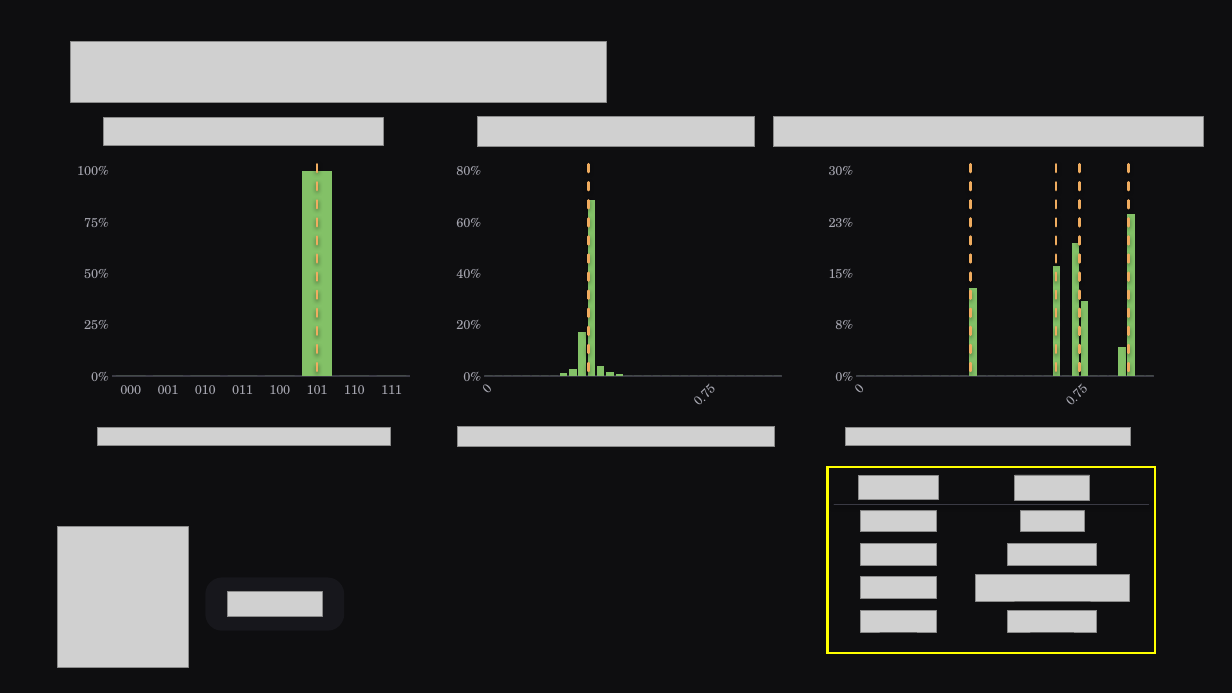
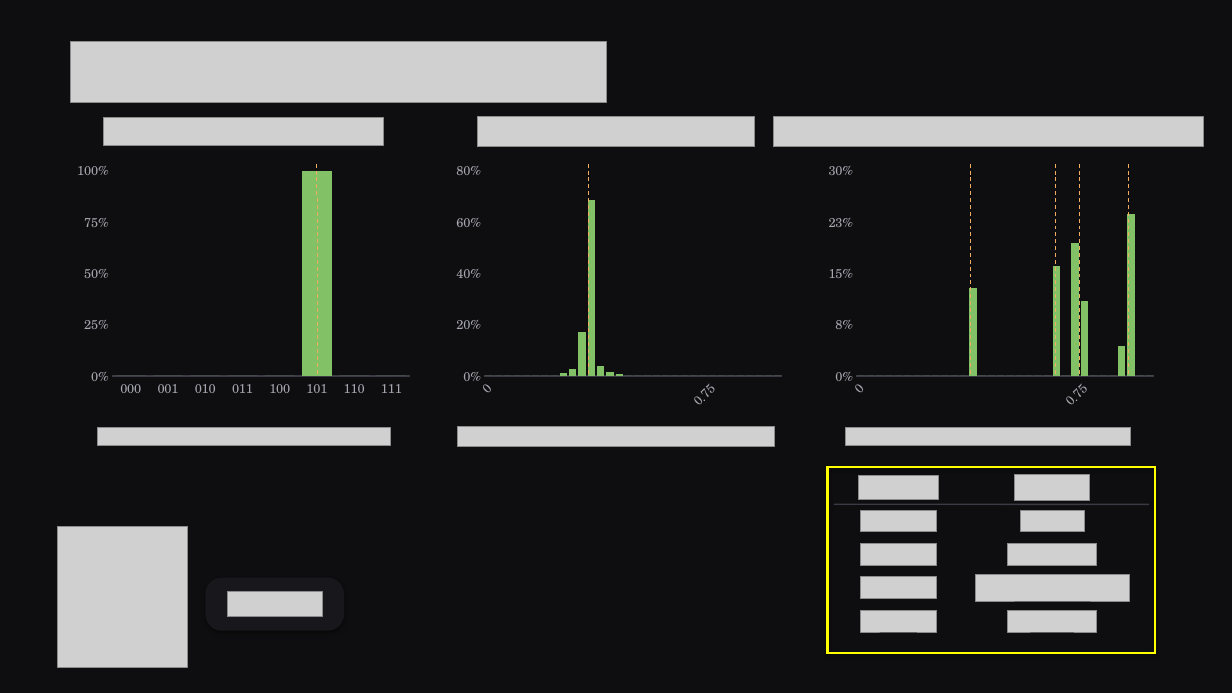
Before and after one commit to mathangip7/Ph534_course_project, a slide deck: slide 13 of presentation/Phase_Estimation_QPE.pptx (slide 14 before the commit). Drawn at 1232x693 pixels with LibreOffice and Linux fonts; fonts in the diff are those of the drawing; grey boxes stand for pictures. Boxes give left, top, right and bottom in pixels: in the first picture for what was removed or moved away, otherwise in the second. Text is boxed around its words. In the diff, an @@ line names an element or a change of style, - is before the commit and + after.

```diff
--- a/presentation/Phase_Estimation_QPE.pptx
+++ b/presentation/Phase_Estimation_QPE.pptx
@@ column chart at [70,161,417,418] @@
@@ lettering changed @@
@@ line (317, 165) - (317, 376): stroke #F0AC5F 2 pt dashed to #F0AC5F 0.75 pt dashed @@
@@ column chart at [443,161,789,418] @@
@@ lettering changed @@
@@ line (589, 165) - (589, 376): stroke #F0AC5F 2 pt dashed to #F0AC5F 0.75 pt dashed @@
@@ column chart at [815,161,1162,418] @@
@@ lettering changed @@
@@ line (970, 165) - (970, 376): stroke #F0AC5F 2 pt dashed to #F0AC5F 0.75 pt dashed @@
@@ line (1056, 165) - (1056, 376): stroke #F0AC5F 2 pt dashed to #F0AC5F 0.75 pt dashed @@
@@ line (1080, 165) - (1080, 376): stroke #F0AC5F 2 pt dashed to #F0AC5F 0.75 pt dashed @@
@@ line (1128, 165) - (1128, 376): stroke #F0AC5F 2 pt dashed to #F0AC5F 0.75 pt dashed @@
```
Also in this commit, not shown: 11 other slides changed, 3 slides added, 4 slides removed.
